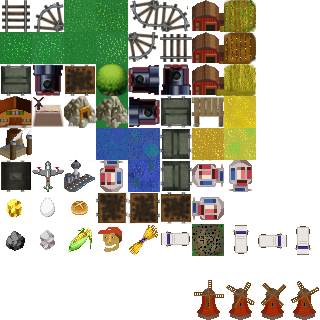
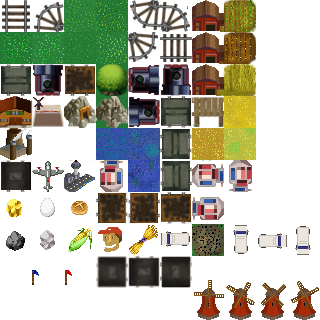
The second w=320, h=320 image is a revision of the first. Changes to its layers:
added layer "Calque Copié #2" above "Calque Copié #8" over [128, 256, 160, 288]
added layer "Calque Copié #8" above "Calque Copié #7" over [96, 256, 128, 288]
added layer "Calque Copié #7" above "Calque Copié #9" over [160, 256, 192, 288]
added layer "Calque Copié #1" above "Calque #1" over [32, 270, 39, 285]
added layer "Calque #1" above "Calque #2" over [66, 270, 72, 285]
